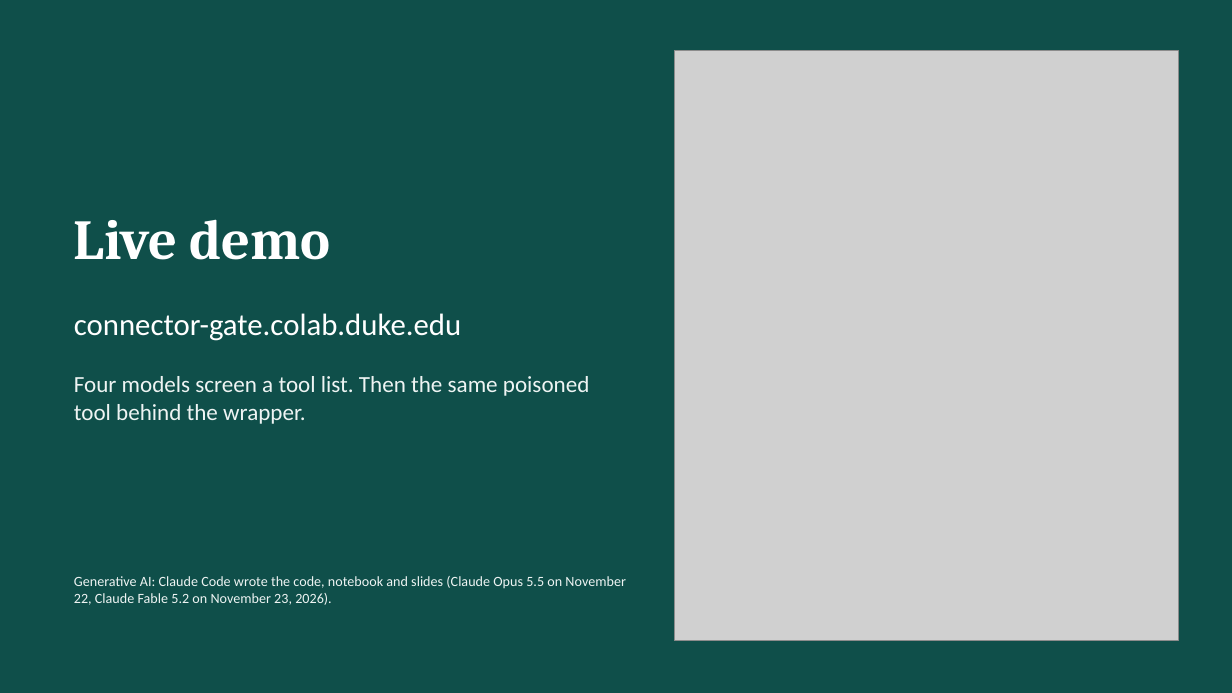
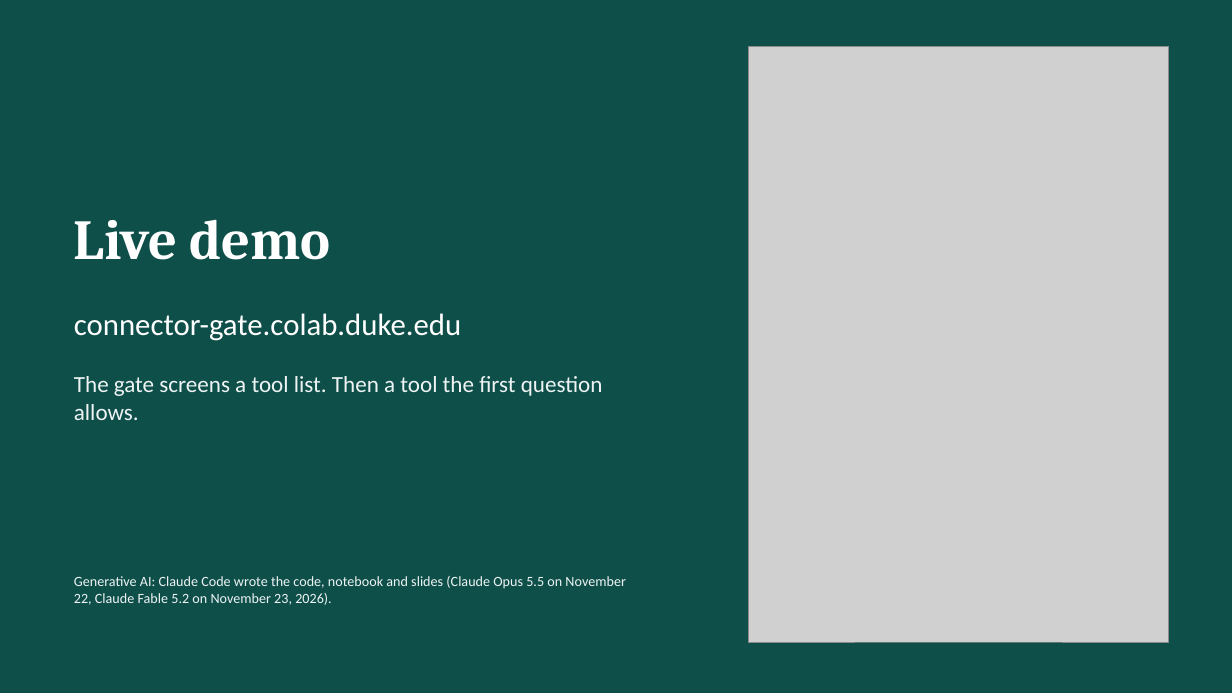
Before and after one commit to jonasneves/connector-gate, a slide deck: slide 9 of slides.pptx. Drawn at 1232x693 pixels with LibreOffice and Linux fonts; fonts in the diff are those of the drawing; grey boxes stand for pictures. Boxes give left, top, right and bottom in pixels: in the first picture for what was removed or moved away, otherwise in the second. Text is boxed around its words. In the diff, an @@ line names an element or a change of style, - is before the commit and + after.

```diff
--- a/slides.pptx
+++ b/slides.pptx
@@ picture: place and size @@
-picture at [675, 51, 1178, 641]
+picture at [749, 46, 1169, 642]
@@ text at [74, 376, 603, 420]: text changed @@
-Four models screen a tool list. Then the same poisoned tool behind the wrapper.
+The gate screens a tool list. Then a tool the first question allows.
```
Also in this commit, not shown: 3 other slides changed, 1 slide added, 1 slide removed, 12 other files.
